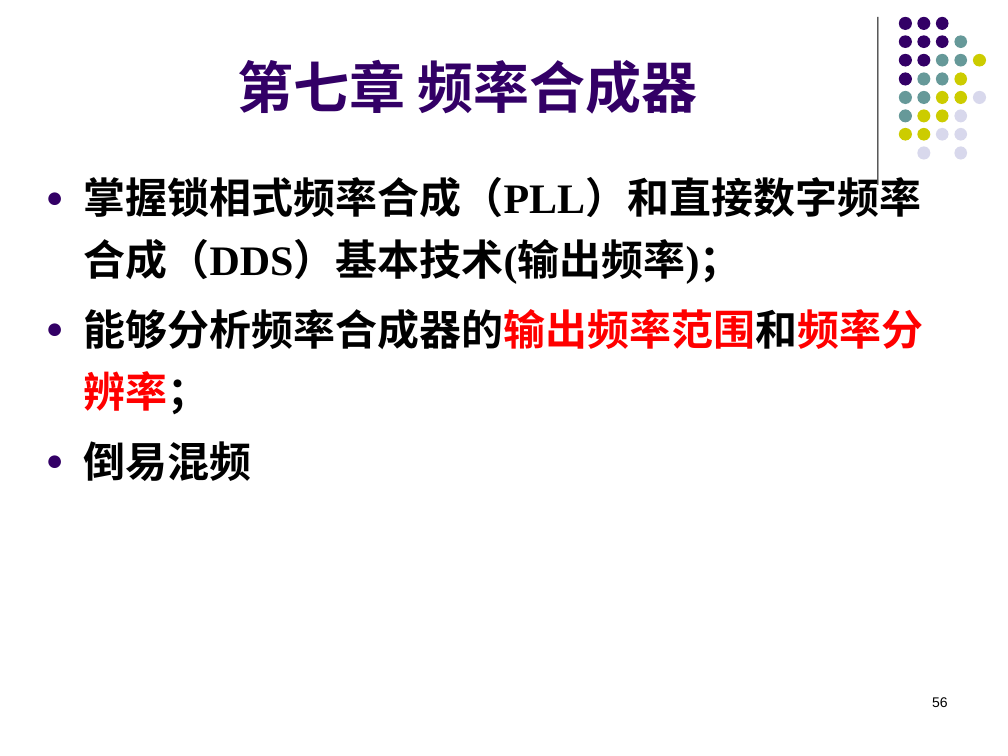
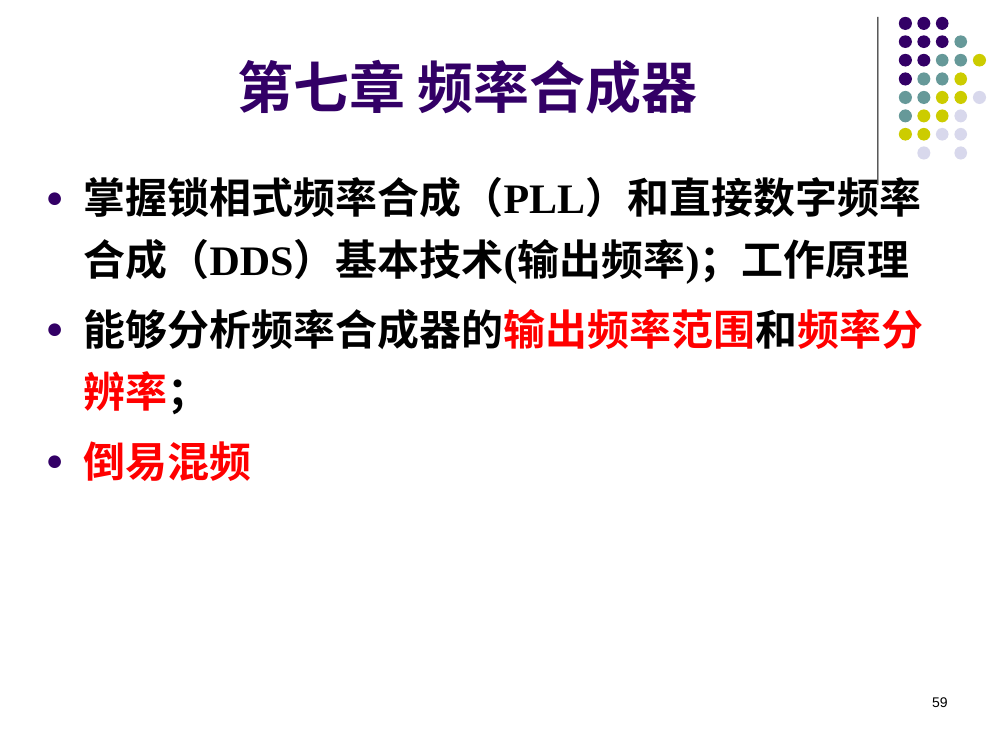
Before and after one commit to lyMeiSEU/ly_schoolhelper, a slide deck: slide 59 of 通信电子/复习.pptx (slide 56 before the commit). Drawn at 1008x756 pixels with LibreOffice and Linux fonts; fonts in the diff are those of the drawing; background and template pictures are left out. Boxes give left, top, right and bottom in pixels: in the first picture for what was removed or moved away, otherwise in the second. Text is boxed around its words. In the diff, an @@ line names an element or a change of style, - is before the commit and + after.

```diff
--- a/通信电子/复习.pptx
+++ b/通信电子/复习.pptx
@@ text at (84, 171, 922, 284): text changed @@
-● 掌握锁相式频率合成（PLL）和直接数字频率合成（DDS）基本技术(输出频率)；
+● 掌握锁相式频率合成（PLL）和直接数字频率合成（DDS）基本技术(输出频率)；工作原理
@@ text at (84, 441, 252, 481): text colour #000000 to #FF0000 in "倒易混频" @@
@@ page number at (932, 697, 948, 707): text changed @@
-56
+59
```
Also in this commit, not shown: 7 other slides changed, 4 slides added, 1 slide removed, 3 other files.
